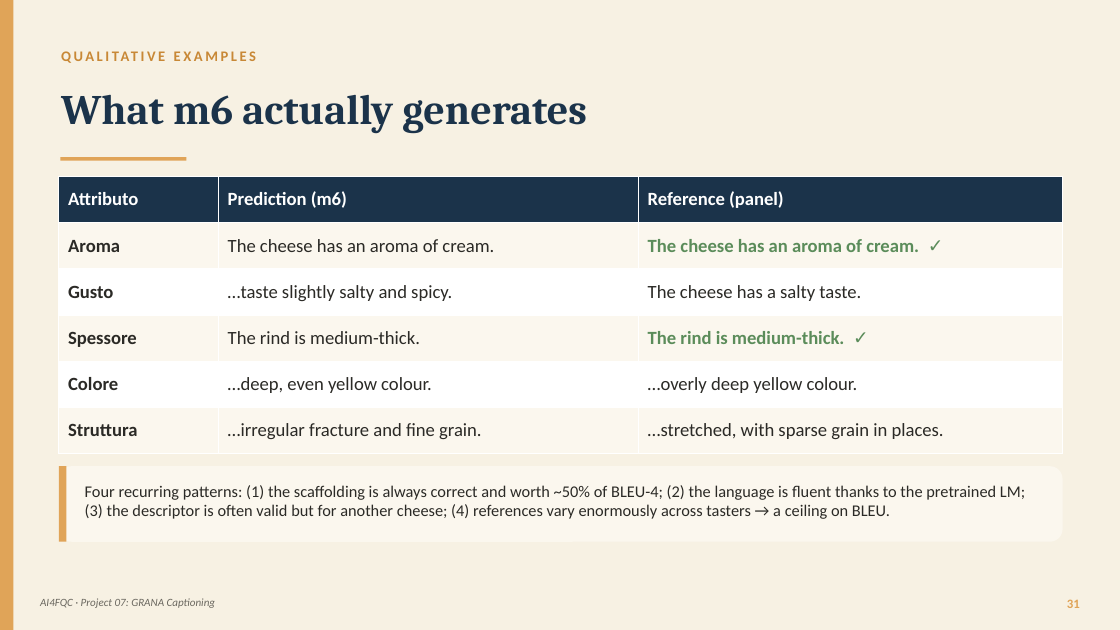
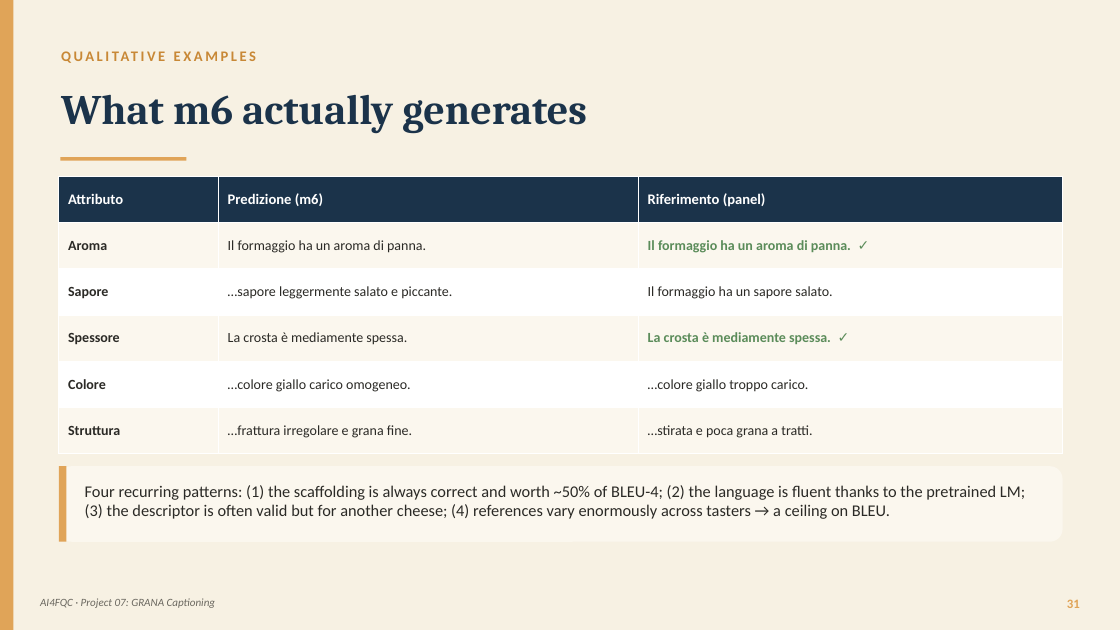
Before and after one commit to panciut/Cheese, a slide deck: slide 27 of presentation/Trentingrana_Captioning_EN.pptx (slide 29 before the commit). Drawn at 1120x630 pixels with LibreOffice and Linux fonts; fonts in the diff are those of the drawing. Boxes give left, top, right and bottom in pixels: in the first picture for what was removed or moved away, otherwise in the second. Text is boxed around its words. In the diff, an @@ line names an element or a change of style, - is before the commit and + after.

```diff
--- a/presentation/Trentingrana_Captioning_EN.pptx
+++ b/presentation/Trentingrana_Captioning_EN.pptx
@@ table at box(59, 176, 1063, 454) @@
-row 1, column 2: Prediction (m6)
+row 1, column 2: Predizione (m6)
-row 1, column 3: Reference (panel)
+row 1, column 3: Riferimento (panel)
-row 2, column 2: The cheese has an aroma of cream.
+row 2, column 2: Il formaggio ha un aroma di panna.
-row 2, column 3: The cheese has an aroma of cream. ✓
+row 2, column 3: Il formaggio ha un aroma di panna. ✓
-row 3: Gusto | …taste slightly salty and spicy. | The cheese has a salty taste.
+row 3: Sapore | …sapore leggermente salato e piccante. | Il formaggio ha un sapore salato.
-row 4, column 2: The rind is medium-thick.
+row 4, column 2: La crosta è mediamente spessa.
-row 4, column 3: The rind is medium-thick. ✓
+row 4, column 3: La crosta è mediamente spessa. ✓
-row 5, column 2: …deep, even yellow colour.
+row 5, column 2: …colore giallo carico omogeneo.
-row 5, column 3: …overly deep yellow colour.
+row 5, column 3: …colore giallo troppo carico.
-row 6, column 2: …irregular fracture and fine grain.
+row 6, column 2: …frattura irregolare e grana fine.
-row 6, column 3: …stretched, with sparse grain in places.
+row 6, column 3: …stirata e poca grana a tratti.
@@ size 16 to 12.5 pt in "Attributo" @@
@@ size 16 to 12 pt in "Aroma", "Spessore", "Colore", "Struttura" @@
```
Also in this commit, not shown: 2 other slides changed, 3 other files.
